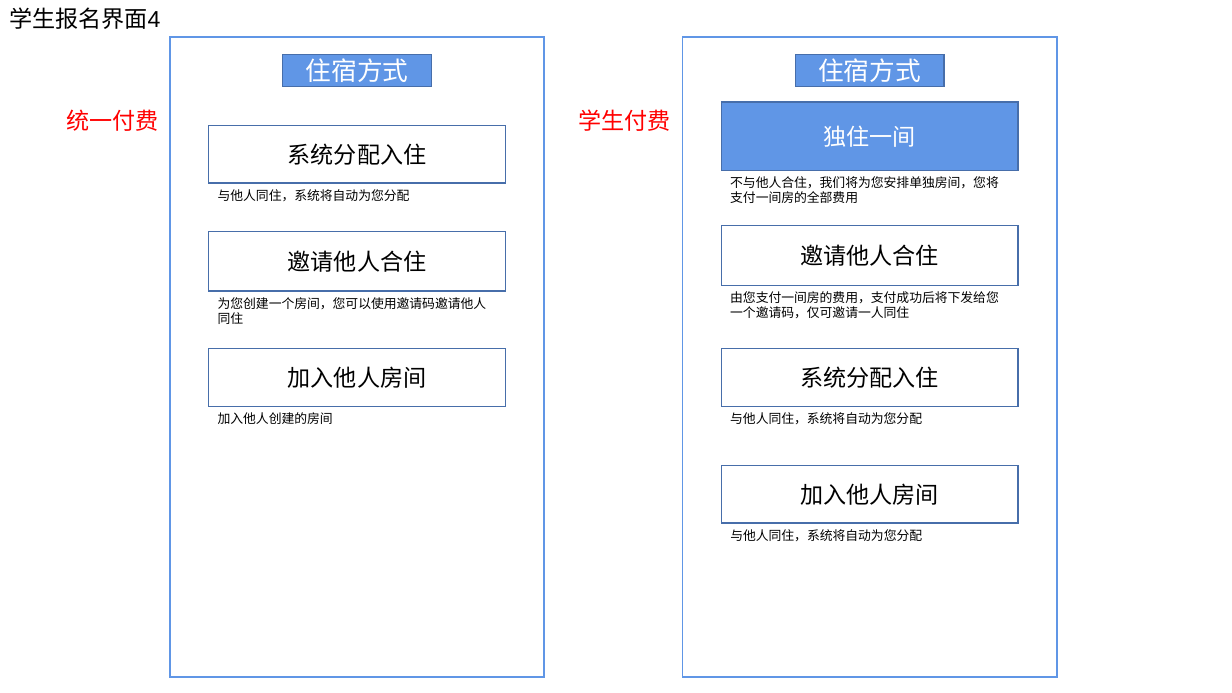
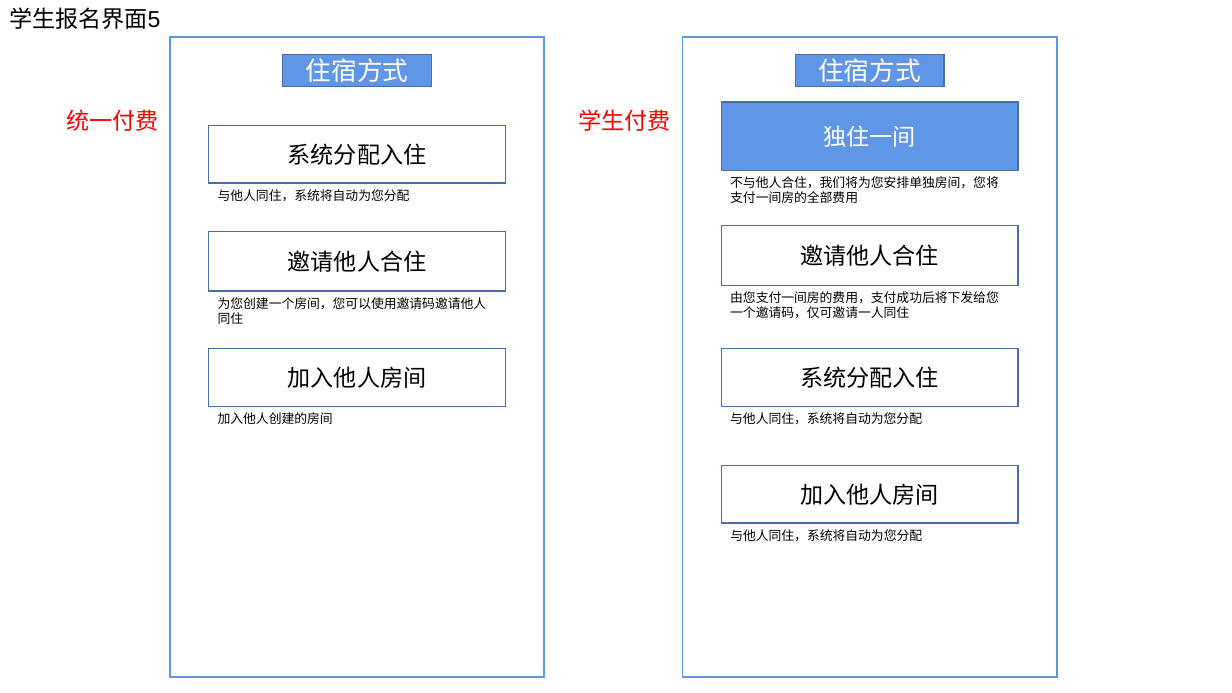
Before and after one commit to ISheenSomeOne/eTeam, a slide deck: slide 10 of eTeam需求界面1.pptx (slide 9 before the commit). Drawn at 1232x693 pixels with LibreOffice and Linux fonts; fonts in the diff are those of the drawing. Boxes give left, top, right and bottom in pixels: in the first picture for what was removed or moved away, otherwise in the second. Text is boxed around its words. In the diff, an @@ line names an element or a change of style, - is before the commit and + after.

```diff
--- a/eTeam需求界面1.pptx
+++ b/eTeam需求界面1.pptx
@@ text at bbox=[9, 7, 160, 29]: text changed @@
-学生报名界面4
+学生报名界面5
```
Also in this commit, not shown: 3 other slides changed, 3 slides added.
